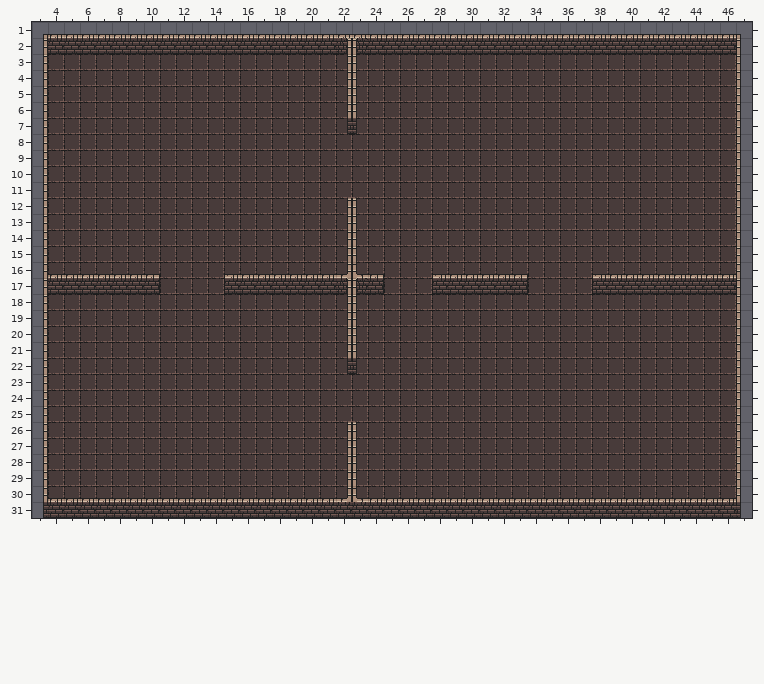
Level history. Tiled map (JSON): public/assets/json/tilemaps/fourth-tiles.json. That is the earlier state.
Cells are 16x16 px. Shown: x 3..47, y 1..31.
New version:
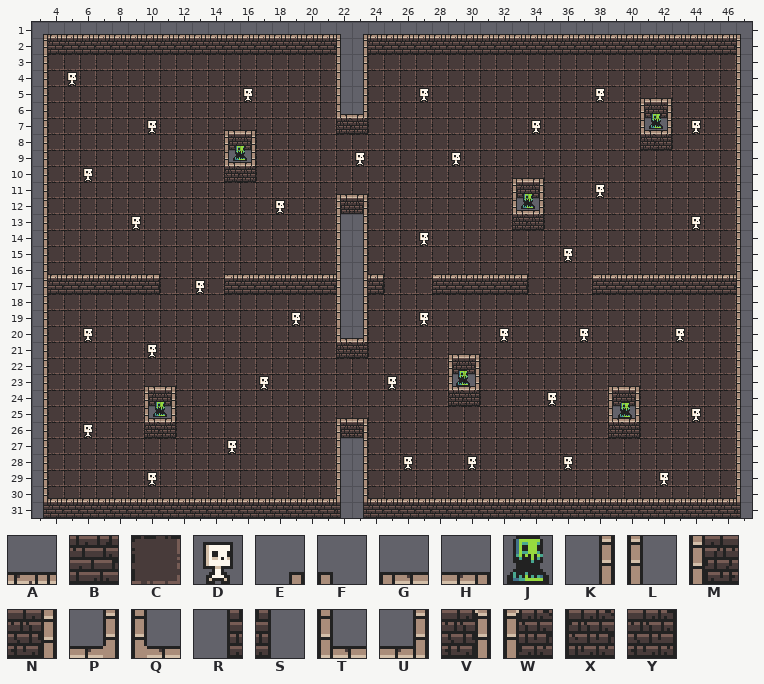
Key: from "dungeonPack": A 2, B 34, C 129, D 183, E 224, F 225, G 226, H 227, J 253, K 256, L 257, M 258, N 259, P 260, Q 261, R 288, S 289, T 290, U 291, V 292, W 293, X 322, Y 323.
_ is an empty cell.
Objects are placed by their top-left corner, in cells (3,4 is the top-left corner of cell 3,4); size is 1x1 cell unless given.
Tiles replaced or removed in this view: A, B, C, K, L, P, Q, R, S, V, W.
Commit message: Can now spawn enemies at random locations
Diff:
Changed rows in their new state; . is an unchanged cell.
Layer "Floor":
first column x 10:
 2 ............__...................
 3 ............__...................
 4 ............__...................
 5 ............__...................
 6 ............__...................
 7 ...............................__
 9 .....__..........................
12 .......................__........
13 ............__...................
14 ............__...................
15 ............__...................
16 ............__...................
17 ............__...................
18 ............__...................
19 ............__...................
20 ............__...................
23 ...................__............
25 __...........................__..
27 ............__...................
28 ............__...................
29 ............__...................
30 ............__...................
31 ............__...................
Layer "Walls":
first column x 10:
 1 ............FE...................
 2 ............LK...................
 3 ............LK...................
 4 ............LK...................
 5 ............LK.................GH
 6 ............TU.................MN
 7 .....GH.....XY.................TU
 8 .....MN........................XY
 9 .....TU..........................
10 .....XY................GH........
11 ............GH.........MN........
12 ............MN.........TU........
13 ............LK.........XY........
14 ............LK...................
15 ............LK...................
16 ............LK...................
17 ............LK...................
18 ............LK...................
19 ............LK...................
20 ............TU...................
21 ............XY.....GH............
22 ............__.....MN............
23 GH.................TU........GH..
24 MN.................XY........MN..
25 TU..........GH...............TU..
26 XY..........MN...............XY..
27 ............LK...................
28 ............LK...................
29 ............LK...................
30 ............LK...................
31 ............SR...................
Layer "Solid Enemies" (added):
added: D at 5,4
added: D at 16,5
added: D at 27,5
added: D at 38,5
added: D at 10,7
added: D at 34,7
added: D at 44,7
added: D at 23,9
added: D at 29,9
added: D at 6,10
added: D at 38,11
added: D at 18,12
added: D at 9,13
added: D at 44,13
added: D at 27,14
added: D at 36,15
added: D at 13,17
added: D at 19,19
added: D at 27,19
added: D at 6,20
added: D at 43,20
added: D at 37,20
added: D at 32,20
added: D at 10,21
added: D at 17,23
added: D at 25,23
added: D at 35,24
added: D at 44,25
added: D at 6,26
added: D at 15,27
added: D at 36,28
added: D at 30,28
added: D at 26,28
added: D at 10,29
added: D at 42,29
Layer "Phasing Enemies" (added):
added: J at 41.5,6.7
added: J at 15.5,8.7
added: J at 33.5,11.7
added: J at 29.5,22.7
added: J at 10.5,24.7
added: J at 39.6,24.8
